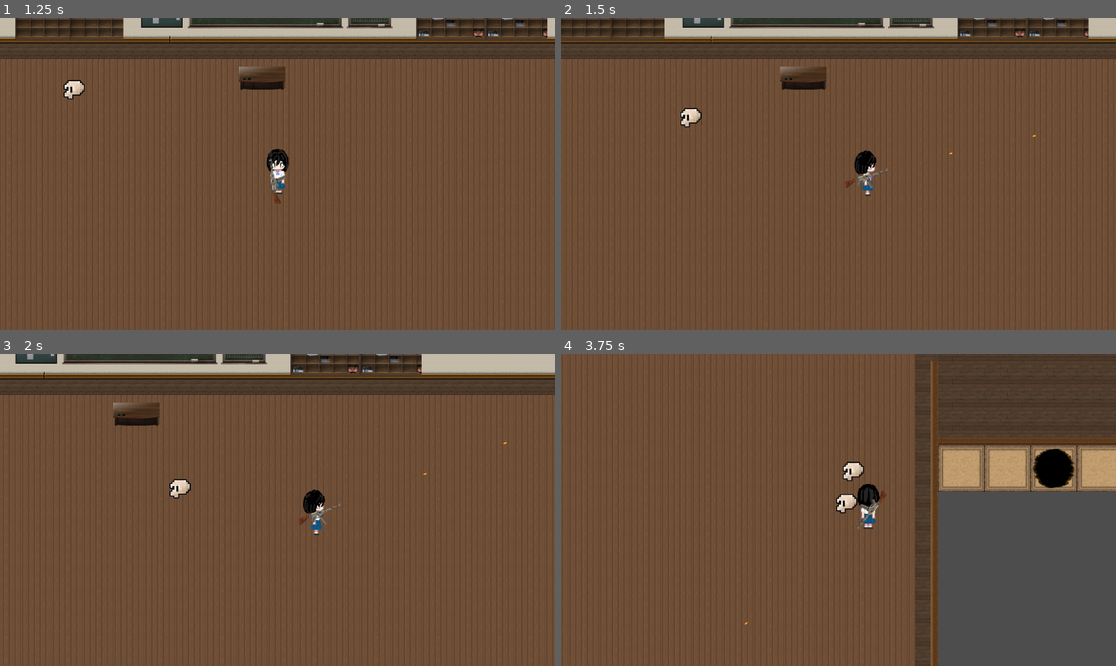
Above: before the commit, frames 1-4 (two rows, left to right).
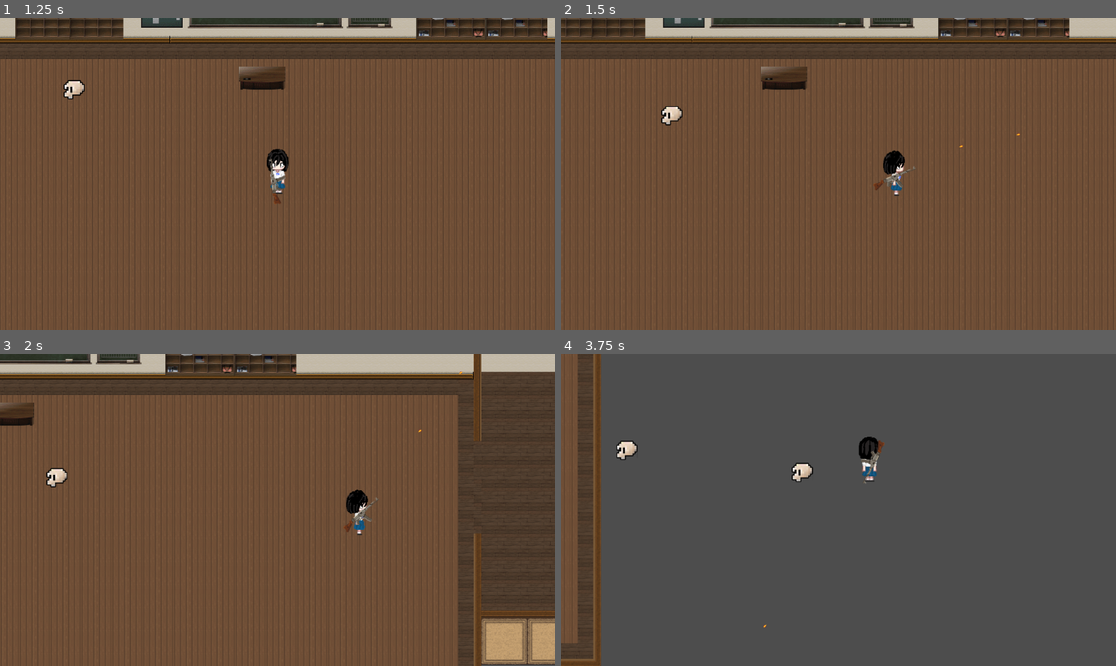
Above: after the commit, the same moments.

Repository: Nothaigroup/real-game
Game: Godot game, scene res://main_menu.tscn
The game is run twice, just before and just after one commit, with the same random seed, the same clock (stepped at 60 frames per second) and the same inputs.
Inputs (mouse positions are in pixels of both pictures, inside the frame that each line leads up to):
- Up to frame 1 (1.25 s): click "Play" at 0.5 s
- Up to frame 2 (1.5 s): move the mouse to (960, 158) at 1.27 s; press the mouse at (960, 158) at 1.28 s; hold Right (ui_right) from 1.28 s (still down)
- Up to frame 3 (2 s): keep holding Right (ui_right)
- Up to frame 4 (3.75 s): move the mouse to (727, 525) at 2.02 s; release Right (ui_right) at 2.03 s; release the mouse at (727, 525) at 2.03 s; hold Down (ui_down) 2.03-2.78 s; click (727, 525) at 2.1 s; move the mouse to (894, 441) at 2.77 s; press the mouse at (894, 441) at 2.78 s; hold Right (ui_right) 2.78-3.53 s; move the mouse to (810, 572) at 3.52 s; release the mouse at (810, 572) at 3.53 s; hold Up (ui_up) from 3.53 s (still down); click (810, 572) at 3.6 s

Frame 1 is identical in both runs. In frame 2, 3.6% of the frame differs, in the area x 0-97%, y 0-99%; in frame 3, 18%; in frame 4, 78%, in the area x 0-100%, y 0-100%.

Commit message:
p speed 1000

Diff:
--- a/gdscript/player.gd
+++ b/gdscript/player.gd
@@ -1,6 +1,6 @@
 extends CharacterBody2D
 
-@export var speed = 500
+@export var speed = 1000
 @onready var animation = $AnimationPlayer
 
 func handleInput():
